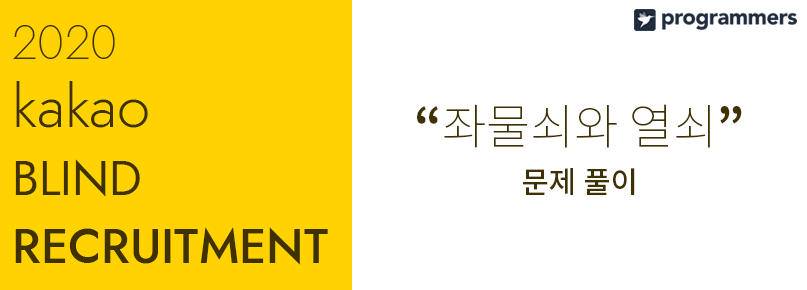
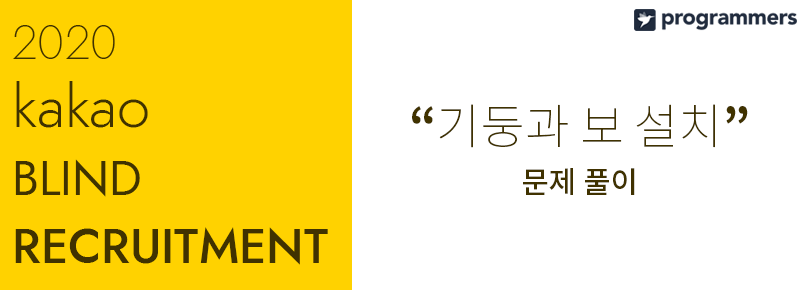
Layer changes from the first 807px x 290px image to the second:
renamed "“좌물쇠와 열쇠”" to "“기둥과 보 설치”", painted on it over [412, 104, 748, 148]
